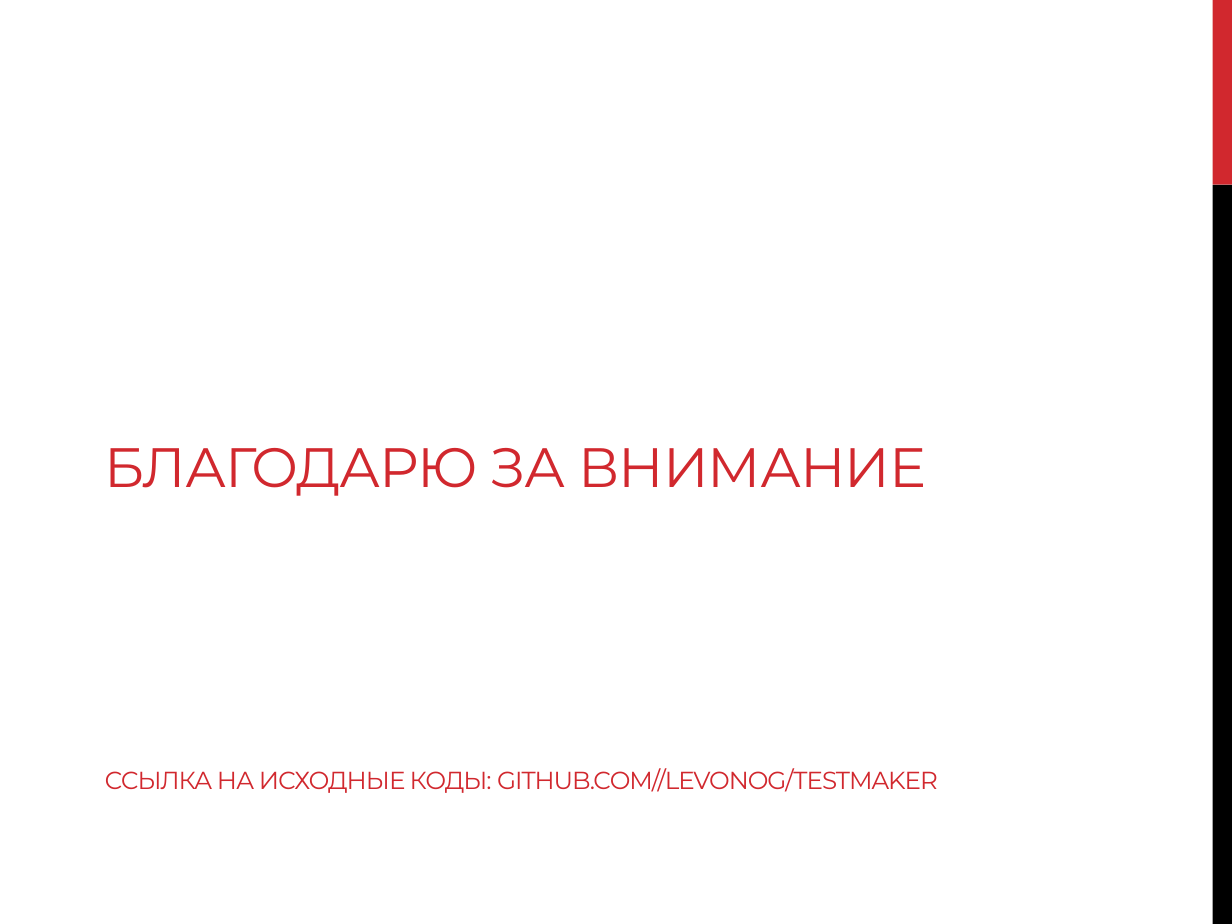
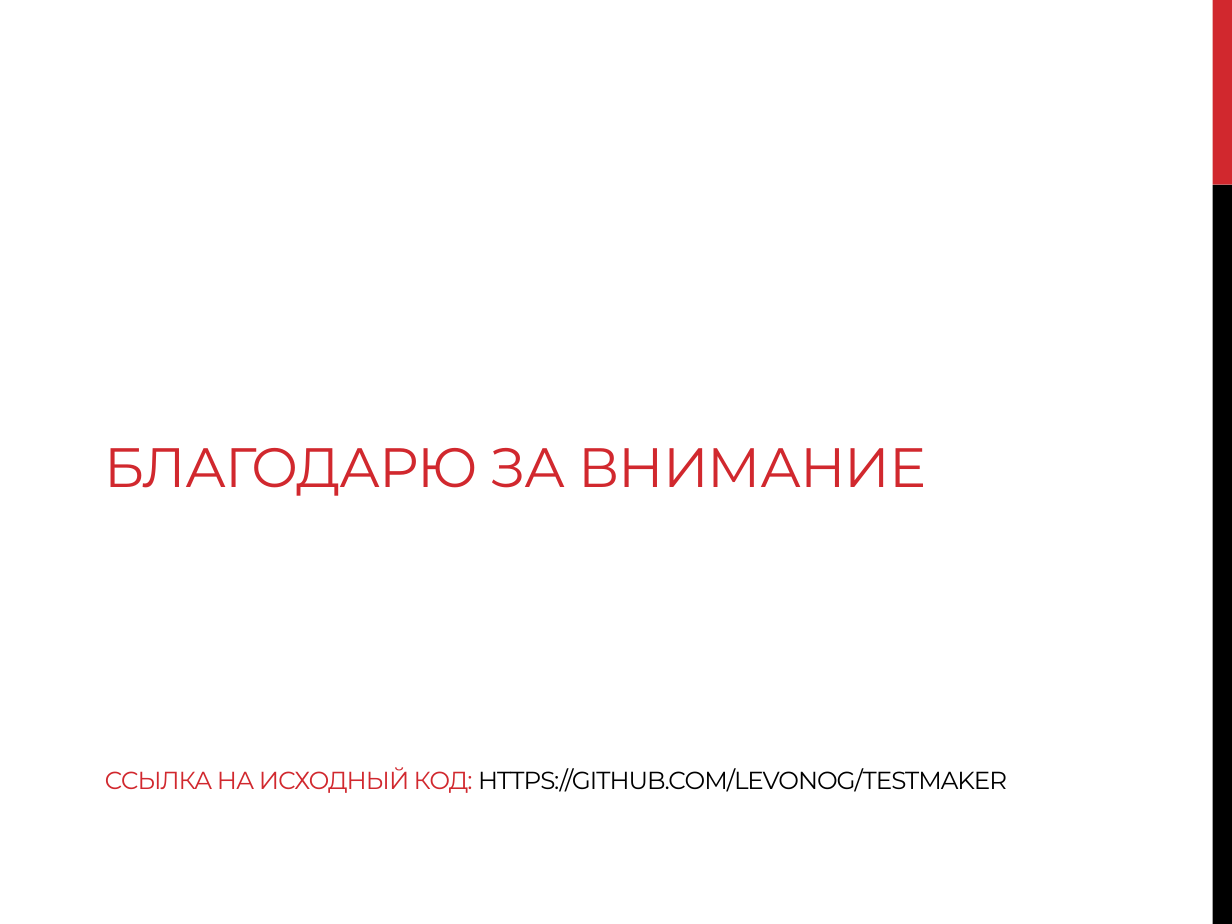
Before and after one commit to levonoganesyan/TestMaker, a slide deck: slide 27 of diploma_work_materials/Diploma_slides.pptx. Drawn at 1232x924 pixels with LibreOffice and Linux fonts; fonts in the diff are those of the drawing. Boxes give left, top, right and bottom in pixels: in the first picture for what was removed or moved away, otherwise in the second. Text is boxed around its words. In the diff, an @@ line names an element or a change of style, - is before the commit and + after.

```diff
--- a/diploma_work_materials/Diploma_slides.pptx
+++ b/diploma_work_materials/Diploma_slides.pptx
@@ title at [105,448,1007,793]: text changed @@
-БЛАГОДАРЮ ЗА ВНИМАНИЕ
-ССЫЛКА НА ИСХОДНЫЕ КОДЫ: GITHUB.COM//LEVONOG/TESTMAKER
+БЛАГОДАРЮ ЗА ВНИМАНИЕ
+ССЫЛКА НА ИСХОДНЫЙ КОД: HTTPS://GITHUB.COM/LEVONOG/TESTMAKER
```
Also in this commit, not shown: 14 other slides changed.
